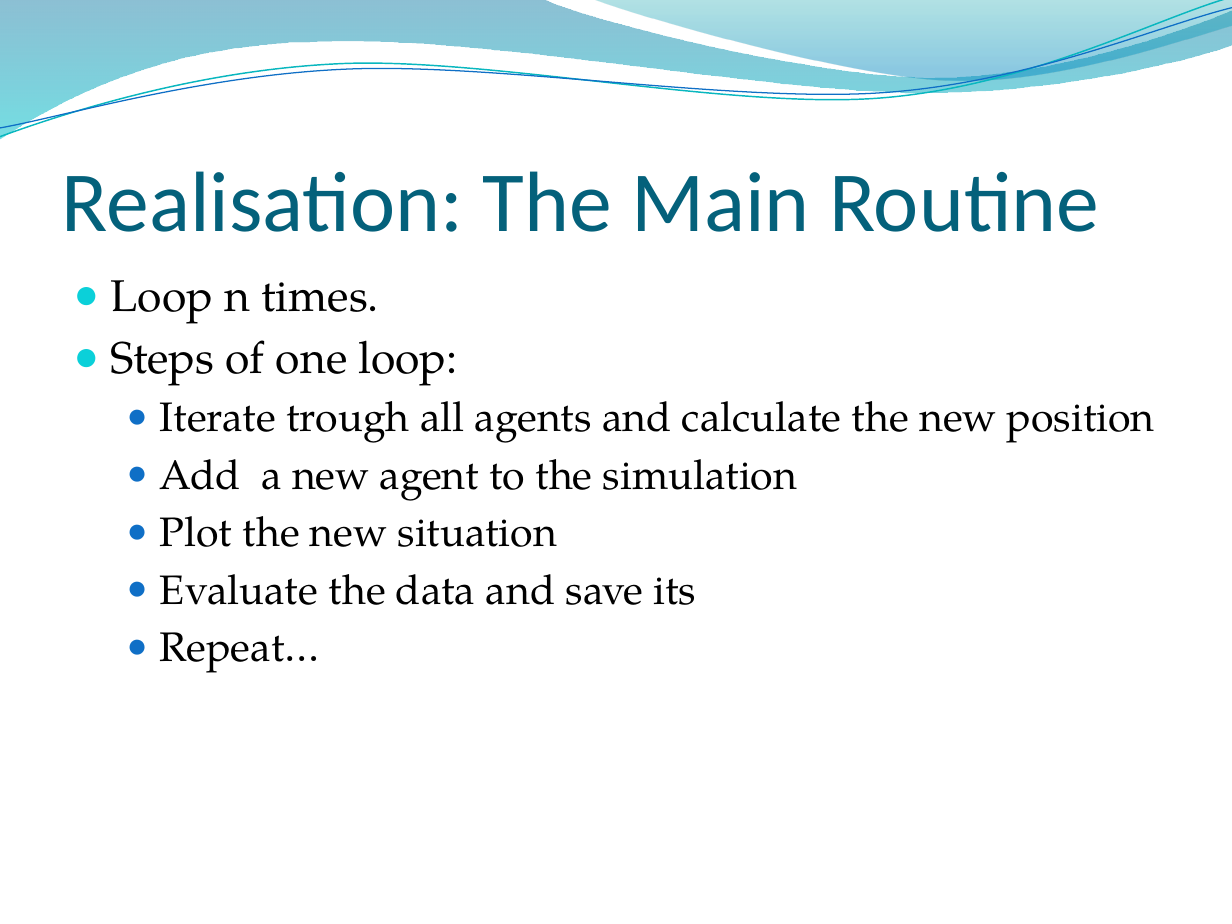
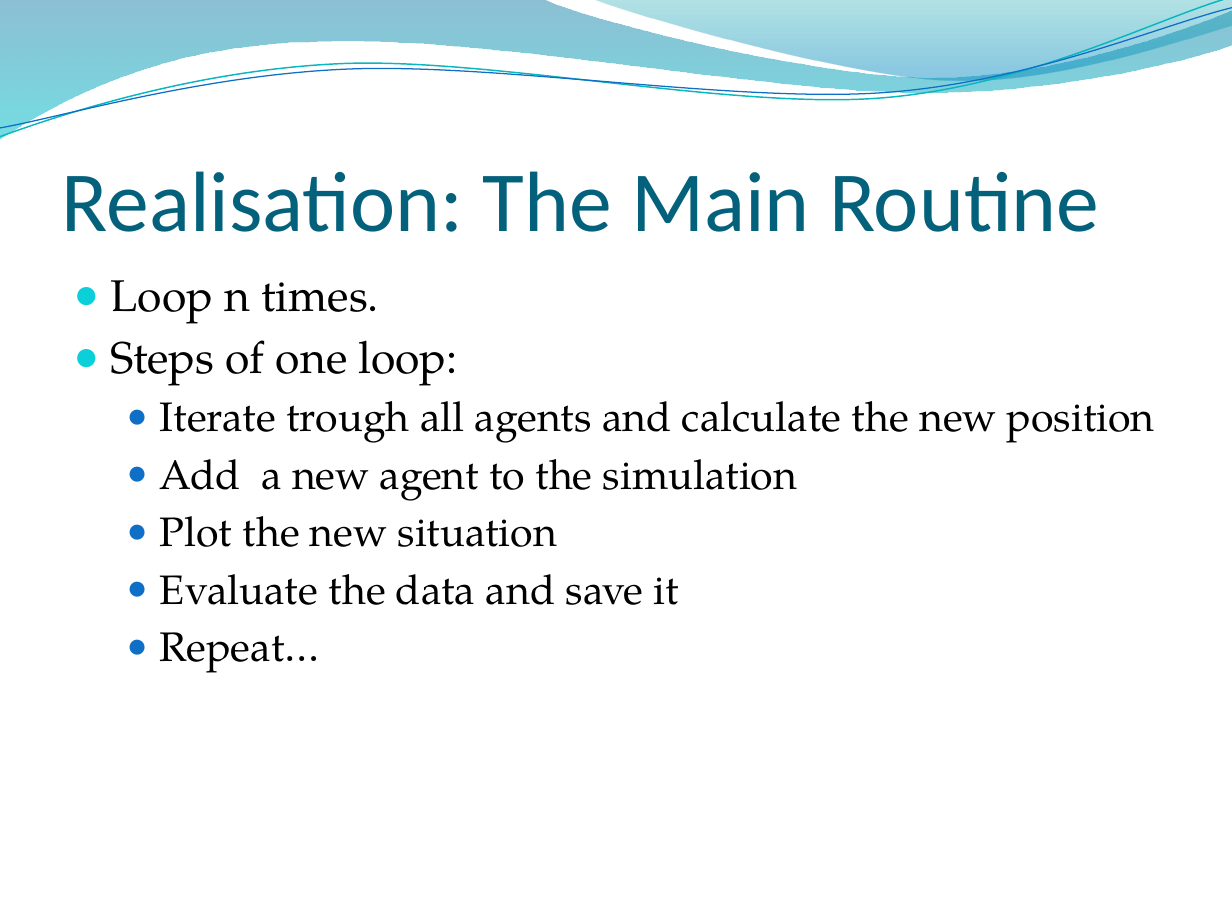
Before and after one commit to ratheile/MSSSM, a slide deck: slide 15 of presentation/Presentation.pptx. Drawn at 1232x924 pixels with LibreOffice and Linux fonts; fonts in the diff are those of the drawing; background and template pictures are left out. Boxes give left, top, right and bottom in pixels: in the first picture for what was removed or moved away, otherwise in the second. Text is boxed around its words. In the diff, an @@ line names an element or a change of style, - is before the commit and + after.

```diff
--- a/presentation/Presentation.pptx
+++ b/presentation/Presentation.pptx
@@ text at (x1=160, y1=574, x2=679, y2=605): text changed @@
-  ● Evaluate the data and save its
+  ● Evaluate the data and save it
```
Also in this commit, not shown: 7 other slides changed.
